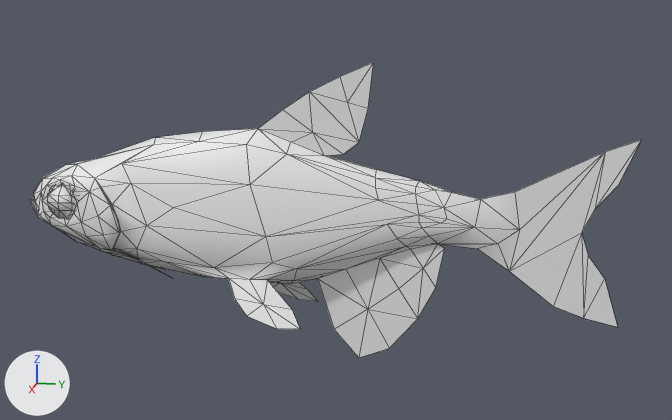
The glTF model apps/web/public/assets/fish/neon-tetra/lod1.glb as it was, and as the next commit left it.
Camera for both pictures: a 50 mm camera at (0.0744, 0.0264, 0.0194) aimed at (-0.0004, 0.0114, 0.0007). Lighting does not change. The marker at lower left points along +X, +Y and +Z. The first picture is the older version. Mesh edges are drawn as thin lines. Vertices at exactly the same position are counted once.

Objects in the first picture: 'neon-tetra'.
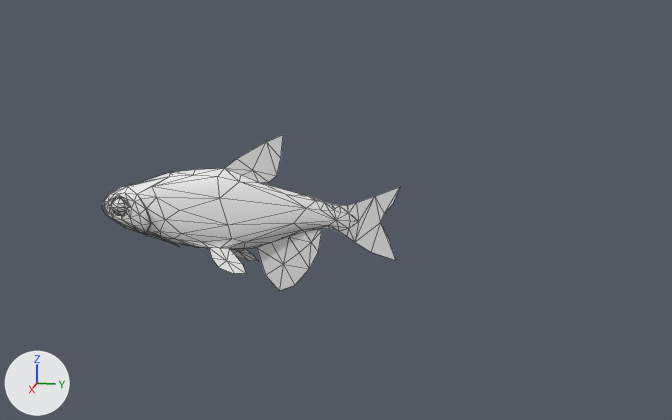
Boxes [x1, y1, x2, y2] around the edits, measured in the pictures (672 x 420 px; the box of a moved part takes in the faces that stretch with it):
'neon-tetra', reshaped (51% narrower, 47% shorter): before [31, 62, 641, 358]; after [102, 135, 400, 290]
part 1 of me_neon_tetra, moved or reshaped: before [47, 185, 77, 219]; after [111, 198, 128, 216]
part 2 of me_neon_tetra, added: after [102, 135, 400, 290]
part 3 of me_neon_tetra, deleted: before [31, 62, 641, 358]

Patch to the scene script:
```diff
--- a/apps/web/public/assets/fish/neon-tetra/lod1.glb.py
+++ b/apps/web/public/assets/fish/neon-tetra/lod1.glb.py
@@ me_neon_tetra @@
 # used by ob_neon_tetra; location = (0.0, 0.0, 0.0)
-me_neon_tetra.from_pydata(...)  # 357 vertices, 659 faces; spans x -0.0068..0.0068, y -0.0164..0.0355, z -0.0123..0.0131
+me_neon_tetra.from_pydata(...)  # 356 vertices, 659 faces; spans x -0.0036..0.0036, y -0.0095..0.0169, z -0.0067..0.007
+# me_neon_tetra part 1: the loose piece of 37 vertices spanning x 0.0005..0.0022, y -0.014..-0.0107, z -0.0009..0.0024 is scaled about its middle by 0.537, then moved by (-0.0006, 0.005, -0.0004)
+# me_neon_tetra part 2: a new loose piece of 277 vertices spanning x -0.0036..0.0036, y -0.0095..0.0169, z -0.0067..0.007, in mat_paracheirodon_innesi (its picture is missing)
+# me_neon_tetra part 3
+# 278 vertices are removed from x -0.0068..0.0068, y -0.0164..0.0355, z -0.0123..0.0131
+# 509 faces are deleted
+# other edits to the shape of me_neon_tetra do not show in these pictures
 me_neon_tetra.materials.append(mat_paracheirodon_innesi)
```
